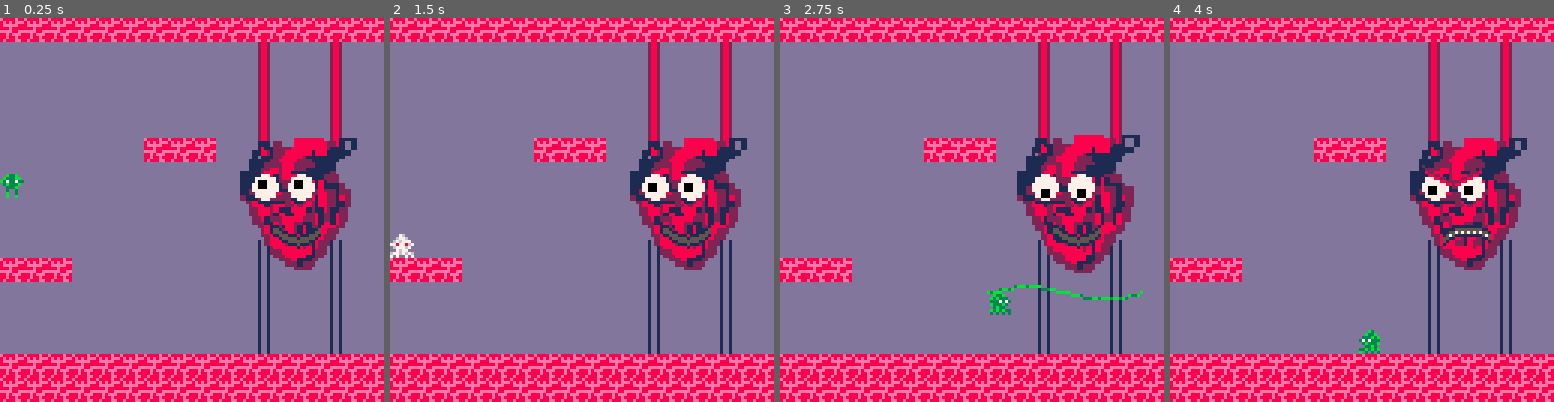
Above: before the commit, frames 1-4 (left to right).
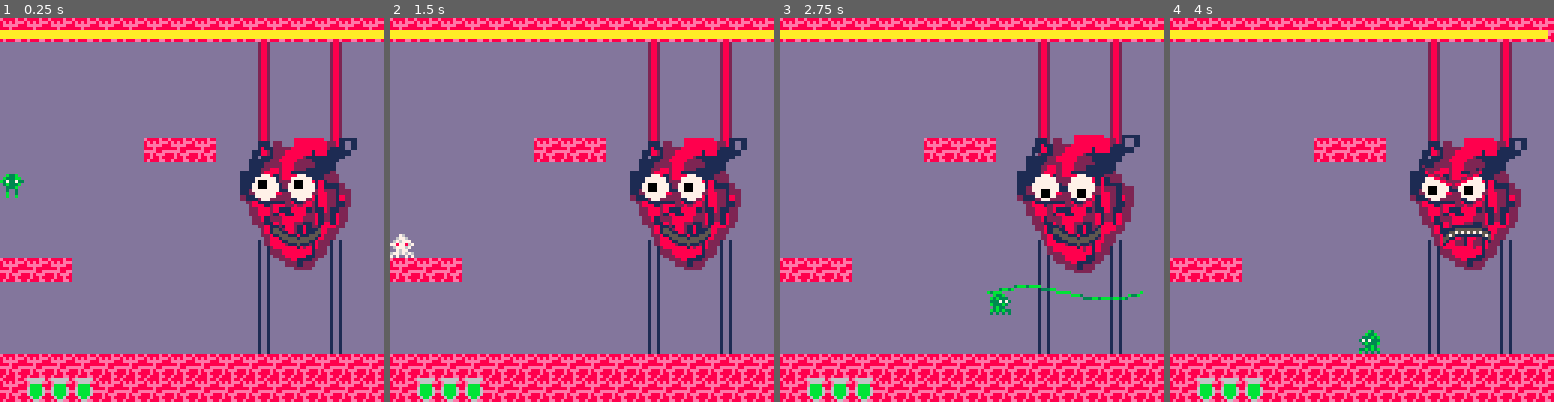
Above: after the commit, the same moments.

Repository: Von-dy/Game_Design_Final_Project
Game: PICO-8 cartridge current_build.p8
Two runs of this game, one before a commit and one after it. Both use one fixed random seed, a clock stepped at 60 frames per second and the inputs below.
Inputs:
- Up to frame 1 (0.25 s): no input
- Up to frame 2 (1.5 s): tap X (X key) at 0.33, 1.07 s; tap O (Z key) at 0.7 s
- Up to frame 3 (2.75 s): hold Right 1.6-2.1 s; tap O (Z key) at 1.7, 2.1, 2.5 s; tap X (X key) at 1.85 s; hold Up 2.15-2.42 s; hold Right from 2.47 s (still down)
- Up to frame 4 (4 s): tap O (Z key) at 2.9, 3.3, 3.7 s; tap X (X key) at 2.97 s; release Right at 3.03 s; hold Left 3.08-3.58 s; hold Down 3.63-3.97 s

The runs differ from the first frame. In frame 1, 3.0% of the frame differs, in the area x 0-100%, y 3-100%; in frame 2, 3.0%; in frame 3, 3.0%; in frame 4, 3.0%.

Commit message:
Added temporary hp trackers, hopefully fixed other misc. errors

Diff:
--- a/current_build.p8
+++ b/current_build.p8
@@ -133,7 +133,7 @@
           boss.av=vb()
          end
          --every 10 seconds start a new valve burst volley
-         if timer%10==0 then
+         if timer%10==0 and boss.av then
           valve_burst(boss.av)
          end
 
@@ -147,7 +147,7 @@
           boss.av=vb()
          end
          --valve burst every 5 seconds
-         if timer%5==0 then
+         if timer%5==0 and boss.av then
           valve_burst(boss.av)
          end
 
@@ -383,7 +383,7 @@
   end
  end
  --extend hitbox
- if player.a==1 then
+ if player.a==1 and hitboxes["player"] then
   --track position
   hitboxes["player"].x=x+2
   hitboxes["player"].y=y+2
@@ -410,7 +410,7 @@
   if hcollide(hitboxes["player"].x,hitboxes["player"].w,hitboxes["player"].y,hitboxes["player"].h, vhb.x,vhb.w,vhb.y,vhb.h) then player.a=2 v.hp-=2 end
  end
  --retract hitbox
- elseif player.a==2 then
+ elseif player.a==2 and hitboxes["player"] then
   hitboxes["player"].x=x+2
   hitboxes["player"].y=y+2
   if player.d==1 then
@@ -548,8 +548,14 @@
  for b in all(boss.bullets) do
   spr(b.sprite,b.x,b.y)
  end
+ local xyz=0
  for v in all(boss.valves) do
   if v.sprite==1 then rectfill(v.x,v.y,v.x+3,v.y+8,1) end
+  xyz+=v.hp
+ end
+ rectfill(0,4,(xyz/200)*128,6,10)
+ for i=1,players[1].hp do
+  spr(53,0+8*i,120)
  end
 end
 
@@ -716,14 +722,14 @@
 00000000000000000000000000000000000000000000000000000000000000000000000000000000000000000000000228182188218122888822000000000000
 00000000000000000000000000000000000000000000000000000000000000000000000000000000000000000000000028112288218112882220000000000000
 00000000000000000000000000000000000000000000000000000000000000000000000000000000000000000000000022811282188822822200000000000000
-000000000000000000000000000000000000000000000000000000000000000000000000000000000000000000000000028811821882288222000000001dd100
-000000000000000000000000000000000000000000000000000000000000000000000000000000000000000000000000028888221822182220000000001dd100
-000000000000000000000000000000000000000000000000000000000000000000000000000000000000000000000000002888888828182200000000001dd100
-000000000000000000000000000000000000000000000000000000000000000000000000000000000000000000000000002228888888122200000000001dd100
-000000000000000000000000000000000000000000000000000000000000000000000000000000000000000000000000000222888881122000000000001dd100
-000000000000000000000000000000000000000000000000000000000000000000000000000000000000000000000000000022288111220000000000001dd100
-000000000000000000000000000000000000000000000000000000000000000000000000000000000000000000000000000000222122200000000000001dd100
-000000000000000000000000000000000000000000000000000000000000000000000000000000000000000000000000000000002222000000000000001dd100
+000000000000000000000000000000000000000006666660000000000000000000000000000000000000000000000000028811821882288222000000001dd100
+000000000000000000000000000000000000000000666600000000000000000000000000000000000000000000000000028888221822182220000000001dd100
+000000000000000000000000000000000000000000bbbb00000000000000000000000000000000000000000000000000002888888828182200000000001dd100
+000000000000000000000000000000000000000006bbbb60000000000000000000000000000000000000000000000000002228888888122200000000001dd100
+000000000000000000000000000000000000000006bbbb60000000000000000000000000000000000000000000000000000222888881122000000000001dd100
+000000000000000000000000000000000000000006bbbb60000000000000000000000000000000000000000000000000000022288111220000000000001dd100
+0000000000000000000000000000000000000000006bb600000000000000000000000000000000000000000000000000000000222122200000000000001dd100
+000000000000000000000000000000000000000000066000000000000000000000000000000000000000000000000000000000002222000000000000001dd100
 00000000000000000000000000000000000000000000000000000000000000000000000000000000000000000000000000000000000000000000000000000000
 00000000000000000000000000000000000000000000000000000000000000000000000000000000000000000000000000000000000000000000000000000000
 00000000000000000000000000000000000000000000000000000000000000000000000000000000000000000000000000000000000000000000000000000000
